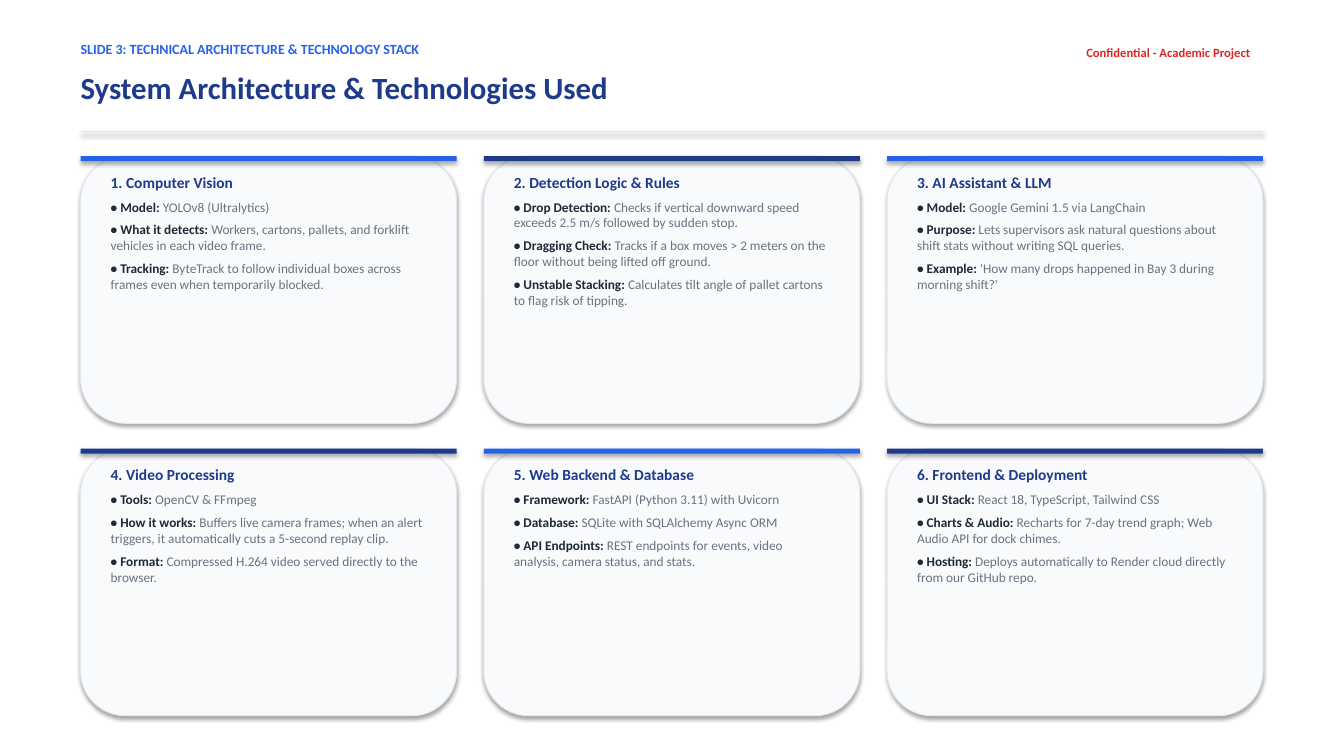
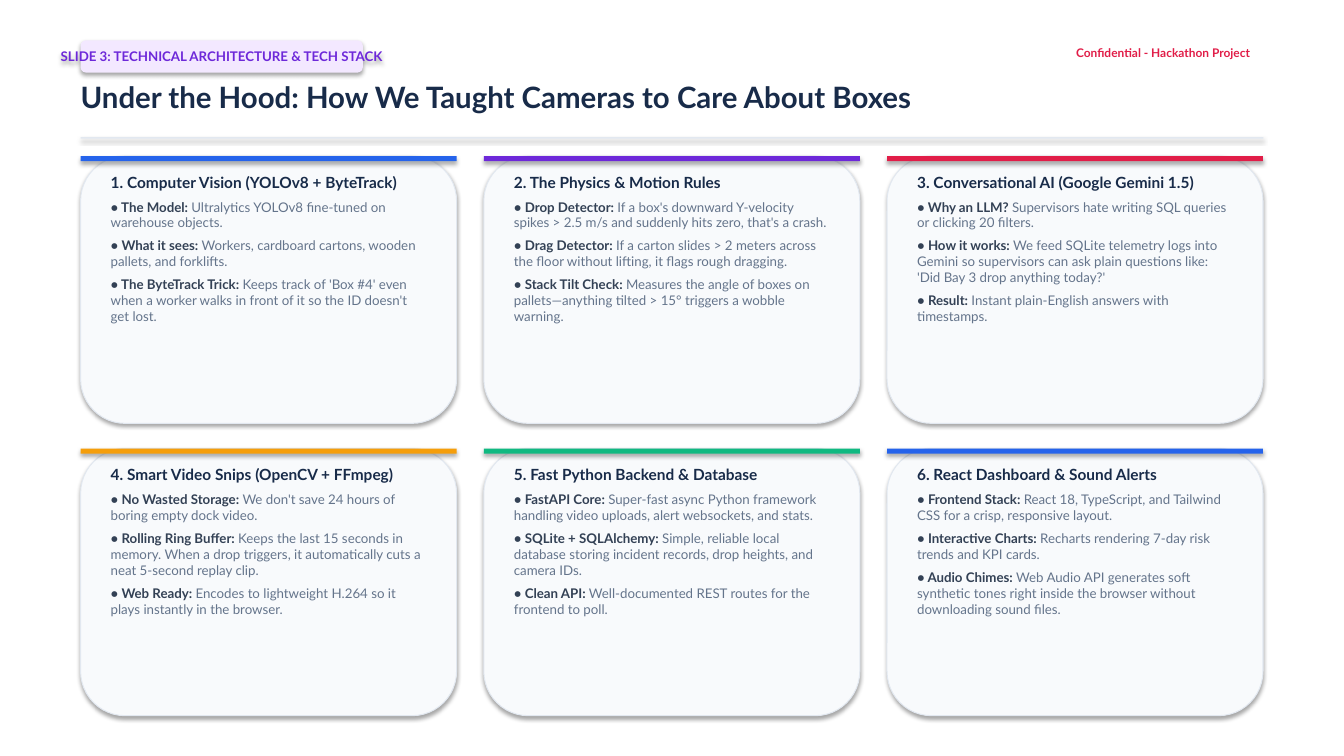
Before and after one commit to Aastha008/Smart-Warehouse-System, a slide deck: slide 3 of Smart_Warehouse_DockGuard_Presentation.pptx. Drawn at 1344x756 pixels with LibreOffice and Linux fonts; fonts in the diff are those of the drawing. Boxes give left, top, right and bottom in pixels: in the first picture for what was removed or moved away, otherwise in the second. Text is boxed around its words. In the diff, an @@ line names an element or a change of style, - is before the commit and + after.

Commit message:
Revamp presentation deck: creative, fun, human-sounding student pitch

```diff
--- a/Smart_Warehouse_DockGuard_Presentation.pptx
+++ b/Smart_Warehouse_DockGuard_Presentation.pptx
@@ text in rounded rectangle at (61,51,382,64): text changed; size 10 to 9.5 pt; font Calibri to Lato; text colour #2563EB to #6D28D9 @@
-SLIDE 3: TECHNICAL ARCHITECTURE & TECHNOLOGY STACK
+SLIDE 3: TECHNICAL ARCHITECTURE & TECH STACK
@@ rounded rectangle "SLIDE 3: TECHNICAL ARCHITECTURE & ...": place and size @@
-rounded rectangle "SLIDE 3: TECHNICAL ARCHITECTURE & ..." at (81,45,419,54)
+rounded rectangle "SLIDE 3: TECHNICAL ARCHITECTURE & ..." at (81,40,363,73)
@@ rounded rectangle "SLIDE 3: TECHNICAL ARCHITECTURE & ..." at (81,40,363,73): vertical alignment top to middle; fill none to #F3E8FF; shadow on @@
@@ text at (1076,48,1250,59): text changed; size 9 to 8.5 pt; font Calibri to Lato; text colour #DC2626 to #E11D48 @@
-Confidential - Academic Project
+Confidential - Hackathon Project
@@ text at (81,86,911,113): text changed; size 22 to 21 pt; font Calibri to Lato; text colour #1E3A8A to #182B49 @@
-System Architecture & Technologies Used
+Under the Hood: How We Taught Cameras to Care About Boxes
@@ rectangle: place and size @@
-rectangle at (81,131,1263,132)
+rectangle at (81,137,1263,138)
@@ text at (111,176,415,324): text changed; font Calibri to Lato; text colour #6B7280 to #64748B @@
-1. Computer Vision
-• Model: YOLOv8 (Ultralytics)
-• What it detects: Workers, cartons, pallets, and forklift vehicles in each video frame.
-• Tracking: ByteTrack to follow individual boxes across frames even when temporarily blocked.
+1. Computer Vision (YOLOv8 + ByteTrack)
+• The Model: Ultralytics YOLOv8 fine-tuned on warehouse objects.
+• What it sees: Workers, cardboard cartons, wooden pallets, and forklifts.
+• The ByteTrack Trick: Keeps track of 'Box #4' even when a worker walks in front of it so the ID doesn't get lost.
@@ rectangle at (484,156,860,161): fill #1E3A8A to #6D28D9 @@
@@ text at (514,176,827,324): text changed; font Calibri to Lato; text colour #6B7280 to #64748B @@
-2. Detection Logic & Rules
-• Drop Detection: Checks if vertical downward speed exceeds 2.5 m/s followed by sudden stop.
-• Dragging Check: Tracks if a box moves > 2 meters on the floor without being lifted off ground.
-• Unstable Stacking: Calculates tilt angle of pallet cartons to flag risk of tipping.
+2. The Physics & Motion Rules
+• Drop Detector: If a box's downward Y-velocity spikes > 2.5 m/s and suddenly hits zero, that's a crash.
+• Drag Detector: If a carton slides > 2 meters across the floor without lifting, it flags rough dragging.
+• Stack Tilt Check: Measures the angle of boxes on pallets—anything tilted > 15° triggers a wobble warning.
@@ rectangle at (887,156,1263,161): fill #2563EB to #E11D48 @@
@@ text at (917,176,1227,324): text changed; font Calibri to Lato; text colour #6B7280 to #64748B @@
-3. AI Assistant & LLM
-• Model: Google Gemini 1.5 via LangChain
-• Purpose: Lets supervisors ask natural questions about shift stats without writing SQL queries.
-• Example: 'How many drops happened in Bay 3 during morning shift?'
+3. Conversational AI (Google Gemini 1.5)
+• Why an LLM? Supervisors hate writing SQL queries or clicking 20 filters.
+• How it works: We feed SQLite telemetry logs into Gemini so supervisors can ask plain questions like: 'Did Bay 3 drop anything today?'
+• Result: Instant plain-English answers with timestamps.
@@ rectangle at (81,449,457,454): fill #1E3A8A to #F59E0B @@
@@ rectangle at (484,449,860,454): fill #2563EB to #10B981 @@
@@ rectangle at (887,449,1263,454): fill #1E3A8A to #2563EB @@
@@ text at (111,468,421,617): text changed; font Calibri to Lato; text colour #6B7280 to #64748B @@
-4. Video Processing
-• Tools: OpenCV & FFmpeg
-• How it works: Buffers live camera frames; when an alert triggers, it automatically cuts a 5-second replay clip.
-• Format: Compressed H.264 video served directly to the browser.
+4. Smart Video Snips (OpenCV + FFmpeg)
+• No Wasted Storage: We don't save 24 hours of boring empty dock video.
+• Rolling Ring Buffer: Keeps the last 15 seconds in memory. When a drop triggers, it automatically cuts a neat 5-second replay clip.
+• Web Ready: Encodes to lightweight H.264 so it plays instantly in the browser.
@@ text at (514,468,816,616): text changed; font Calibri to Lato; text colour #6B7280 to #64748B @@
-5. Web Backend & Database
-• Framework: FastAPI (Python 3.11) with Uvicorn
-• Database: SQLite with SQLAlchemy Async ORM
-• API Endpoints: REST endpoints for events, video analysis, camera status, and stats.
+5. Fast Python Backend & Database
+• FastAPI Core: Super-fast async Python framework handling video uploads, alert websockets, and stats.
+• SQLite + SQLAlchemy: Simple, reliable local database storing incident records, drop heights, and camera IDs.
+• Clean API: Well-documented REST routes for the frontend to poll.
@@ text at (917,468,1221,617): text changed; font Calibri to Lato; text colour #6B7280 to #64748B @@
-6. Frontend & Deployment
-• UI Stack: React 18, TypeScript, Tailwind CSS
-• Charts & Audio: Recharts for 7-day trend graph; Web Audio API for dock chimes.
-• Hosting: Deploys automatically to Render cloud directly from our GitHub repo.
+6. React Dashboard & Sound Alerts
+• Frontend Stack: React 18, TypeScript, and Tailwind CSS for a crisp, responsive layout.
+• Interactive Charts: Recharts rendering 7-day risk trends and KPI cards.
+• Audio Chimes: Web Audio API generates soft synthetic tones right inside the browser without downloading sound files.
```
Also in this commit, not shown: 4 other slides changed, 1 slide added, 1 slide removed, 2 other files.
